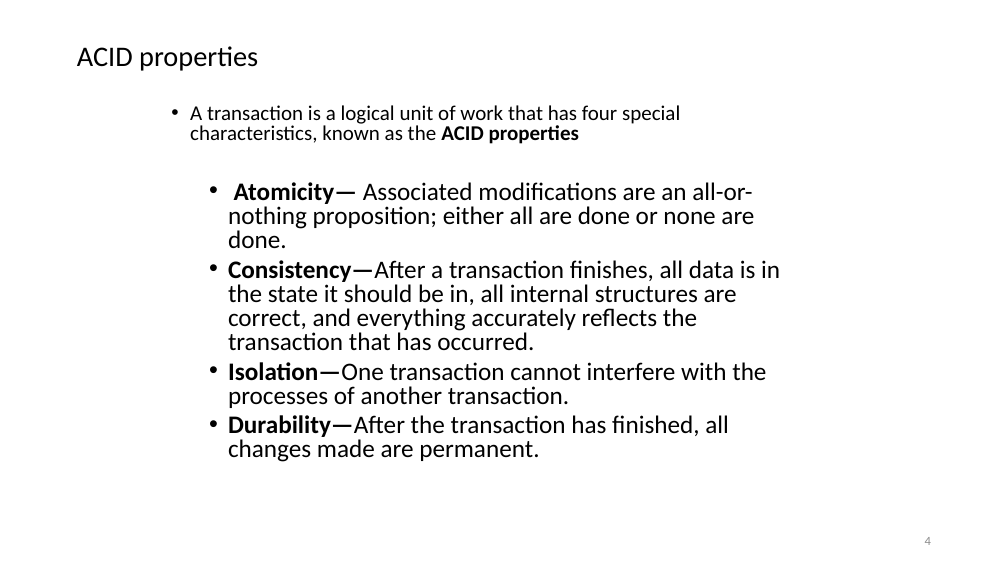
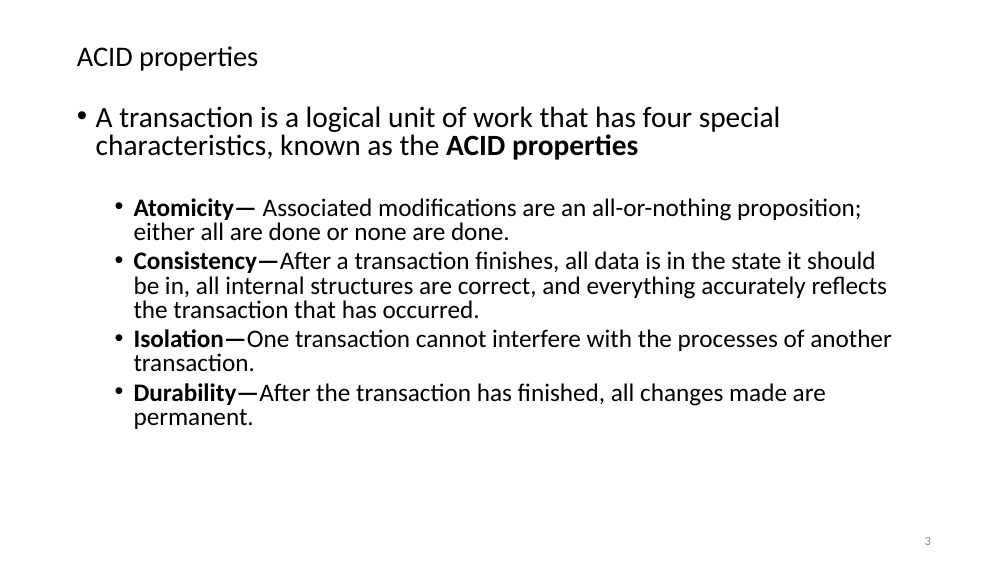
Before and after one commit to nashurgessa/DB-practices, a slide deck: slide 3 of Slides/transaction.pptx (slide 4 before the commit). Drawn at 1008x567 pixels with LibreOffice and Linux fonts; fonts in the diff are those of the drawing. Boxes give left, top, right and bottom in pixels: in the first picture for what was removed or moved away, otherwise in the second. Text is boxed around its words. In the diff, an @@ line names an element or a change of style, - is before the commit and + after.

```diff
--- a/Slides/transaction.pptx
+++ b/Slides/transaction.pptx
@@ text "A transaction is a logical ...": place and size @@
-text "A transaction is a logical ..." at [190,105,780,462]
+text "A transaction is a logical ..." at [96,106,892,429]
@@ text at [96,106,780,160]: size 20 to 28 pt in "A transaction is a logical unit of ..." @@
@@ page number at [925,537,931,545]: text changed @@
-4
+3
```
Also in this commit, not shown: 13 other slides changed, 1 slide removed, 1 other file.
